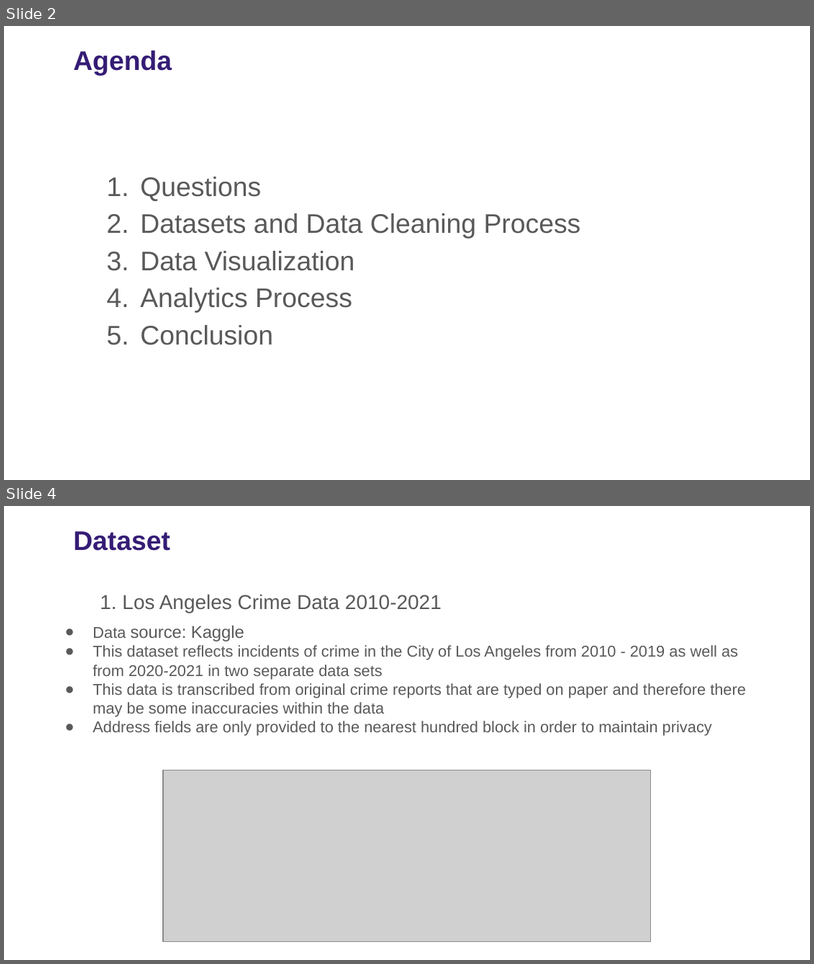
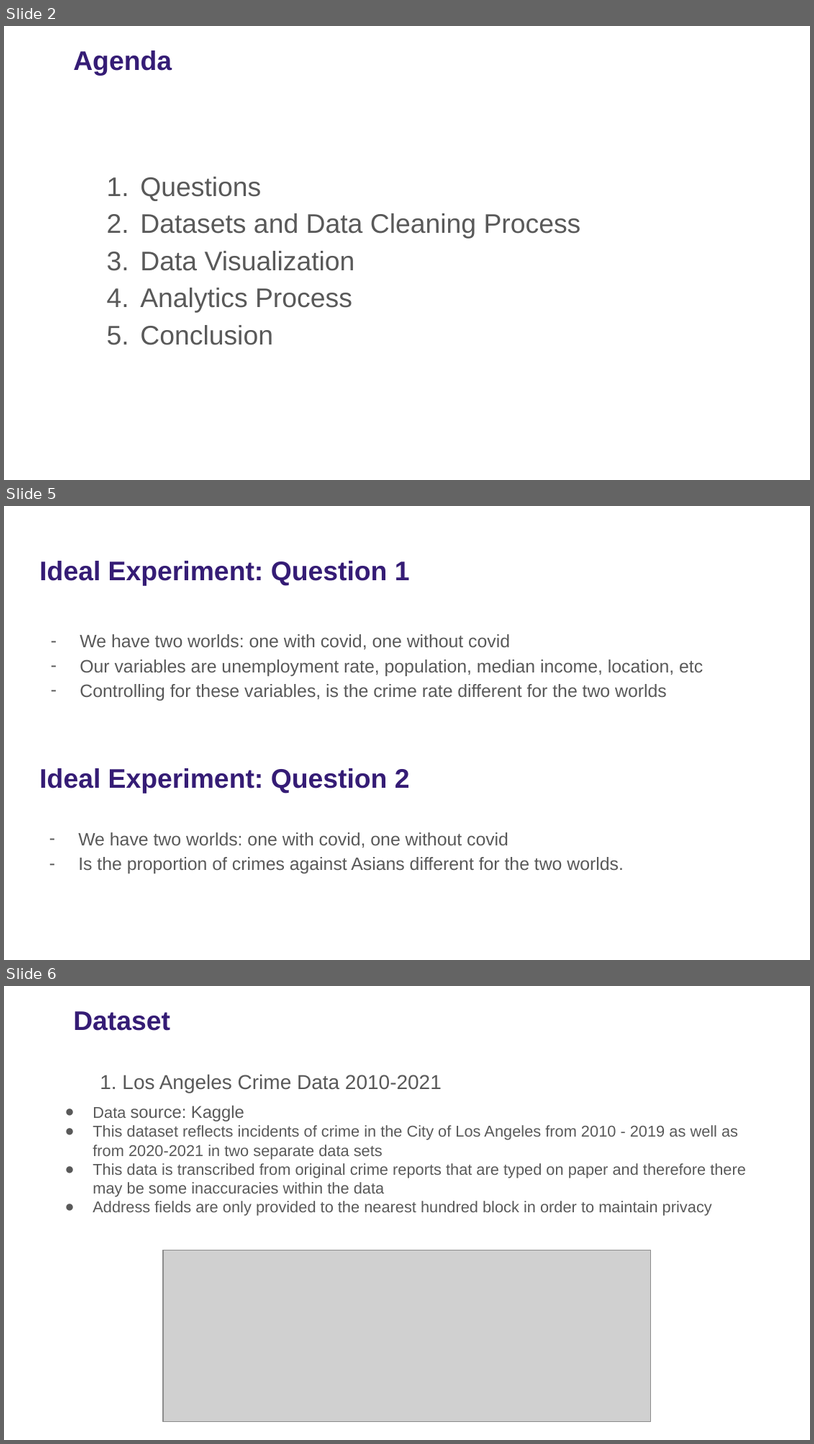
Before and after one commit to falakjain98/MS-Business-Analytics, a slide deck: DSO 510 Business Analytics/Project/Group7_DSO510_Presentation.pptx. Shown one above the other, each under a label of ours: slides 2 and 4 before the commit, slides 2, 5 and 6 after it; the slides between them are not shown. The pictures are 814x964 and 814x1444 pixels, drawn with LibreOffice and Linux fonts; fonts in the diff are those of the drawing; grey boxes stand for pictures. Boxes give left, top, right and bottom in pixels: in the first picture for what was removed or moved away, otherwise in the second. Text is boxed around its words. In the diff, an @@ line names an element or a change of style, - is before the commit and + after.

```diff
--- a/DSO 510 Business Analytics/Project/Group7_DSO510_Presentation.pptx
+++ b/DSO 510 Business Analytics/Project/Group7_DSO510_Presentation.pptx
@@ slide 5 added at (x1=4, y1=506, x2=810, y2=960), background #FFFFFF @@
@@ title added at (x1=39, y1=561, x2=410, y2=585), 24 pt, text #351C75, bold @@
+Ideal Experiment: Question 1
@@ text added at (x1=80, y1=634, x2=703, y2=700), 16 pt, text #595959 @@
+– We have two worlds: one with covid, one without covid
+– Our variables are unemployment rate, population, median income, location, etc
+– Controlling for these variables, is the crime rate different for the two worlds
@@ title added at (x1=39, y1=768, x2=410, y2=793), 24 pt, text #351C75, bold @@
+Ideal Experiment: Question 2
@@ text added at (x1=78, y1=832, x2=624, y2=873), 16 pt, text #595959 @@
+– We have two worlds: one with covid, one without covid
+– Is the proportion of crimes against Asians different for the two worlds.
@@ what was slide 4 is now slide 6 @@
```
Also in this commit, not shown: 9 slides changed, 1 other slide added.
